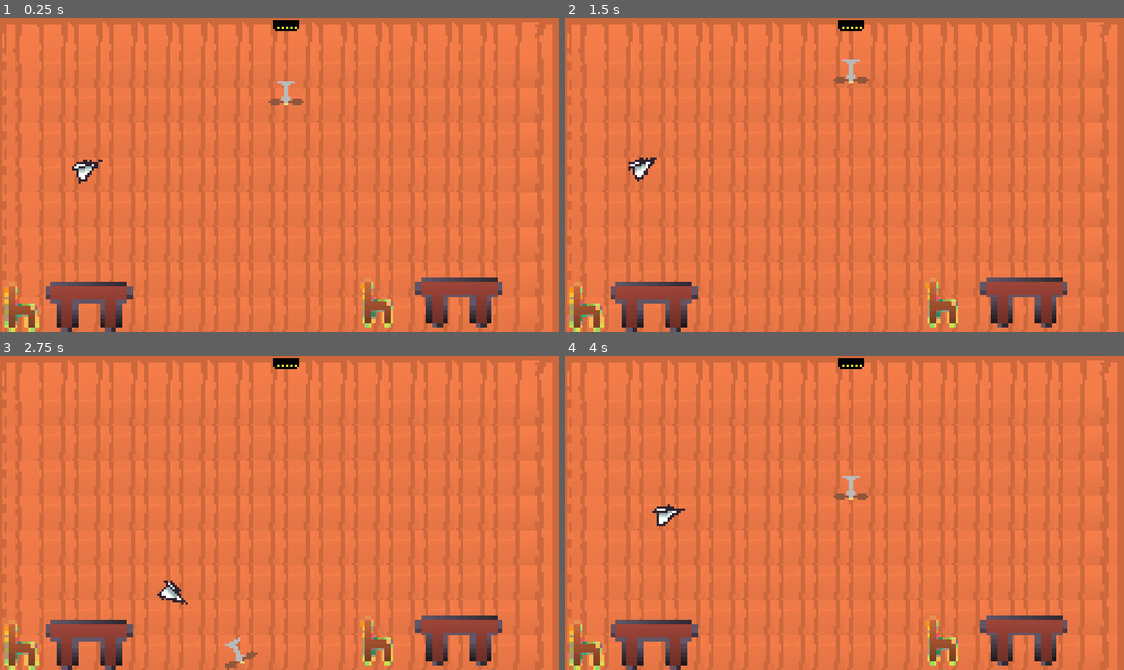
Above: before the commit, frames 1-4 (two rows, left to right).
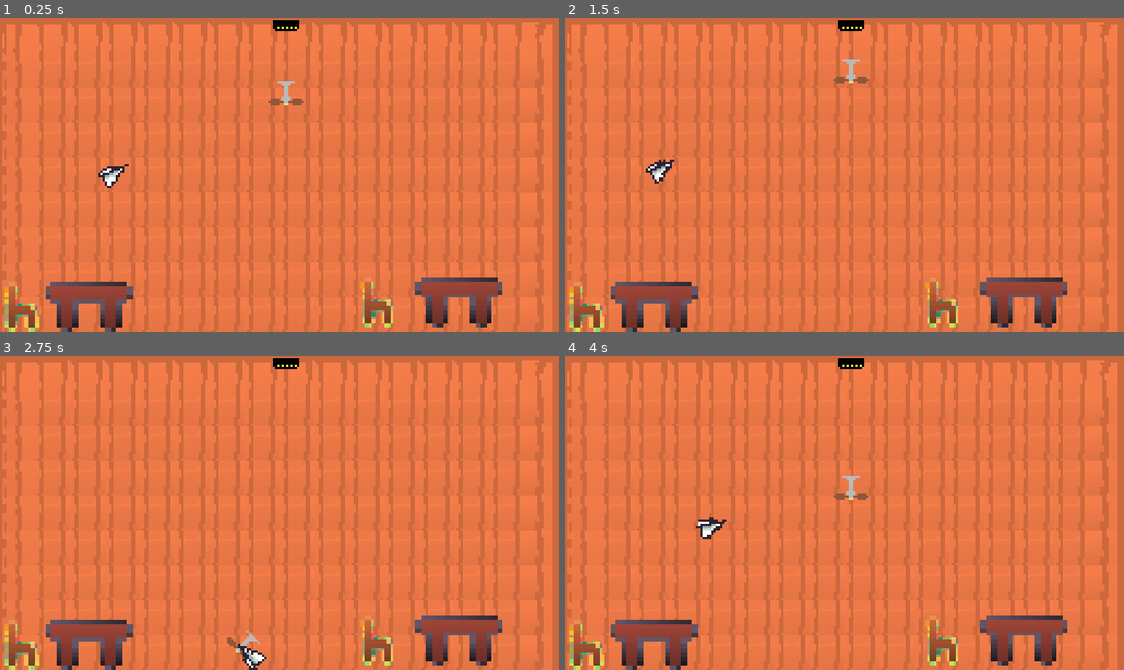
Above: after the commit, the same moments.

Repository: jreje/fan
Game: Godot game, scene res://Main.tscn
Same seed, same stepped clock (60 frames per second), same inputs: the game is played once before the commit and once after it.
Inputs:
- Up to frame 1 (0.25 s): no input
- Up to frame 2 (1.5 s): hold D (tilt_right) 0.53-1.25 s; hold Space (fly) 0.53-1.25 s; click "Restart" at 1.25 s
- Up to frame 3 (2.75 s): hold A (tilt_left) from 2.03 s (still down); tap Space (fly) at 2.1 s
- Up to frame 4 (4 s): release A (tilt_left) at 2.78 s; hold D (tilt_right) 2.78-3.5 s; hold Space (fly) 2.78-3.5 s; click "Restart" at 3.5 s

The runs differ from the first frame. In frame 1, 0.4% of the frame differs, in the area x 12-24%, y 45-55%; in frame 2, 0.4%; in frame 3, 0.6%, in the area x 28-48%, y 71-100%; in frame 4, 0.4%.

Commit message:
messing around w numbers

Diff:
--- a/level/obstacles/chair/chair.gd
+++ b/level/obstacles/chair/chair.gd
@@ -1,4 +1,4 @@
-extends RigidBody2D
+extends Area2D
 
 
 # Called when the node enters the scene tree for the first time.
@@ -12,4 +12,4 @@
 
 
 func _on_body_entered(body: Node) -> void:
-	get_tree().change_scene_to_file("res://ui/game_over_screen.tscn")
+	get_tree().change_scene_to_file("res:///ui/game_over_screen.tscn")
--- a/level/obstacles/chair/chairscn.tscn
+++ b/level/obstacles/chair/chairscn.tscn
@@ -1,7 +1,7 @@
 [gd_scene format=3 uid="uid://yx0qca3h6vq0"]
 
 [ext_resource type="Texture2D" uid="uid://c7y3wj5su1pww" path="res://level/obstacles/chair/chair.png" id="1_xapo8"]
-[ext_resource type="Script" uid="uid://co0ljr0qhgo7p" path="res://level/area_2d_2.gd" id="2_sb570"]
+[ext_resource type="Script" uid="uid://f2vskgieafd4" path="res://level/obstacles/chair/chair.gd" id="2_ruis5"]
 
 [sub_resource type="RectangleShape2D" id="RectangleShape2D_2g4l4"]
 size = Vector2(11, 15)
@@ -16,7 +16,7 @@
 texture = ExtResource("1_xapo8")
 
 [node name="area2d2" type="Area2D" parent="." unique_id=243205336]
-script = ExtResource("2_sb570")
+script = ExtResource("2_ruis5")
 
 [node name="killzone2" type="CollisionShape2D" parent="area2d2" unique_id=1777946364]
 position = Vector2(3.5, 7.5)
--- a/level/obstacles/table/table.gd
+++ b/level/obstacles/table/table.gd
@@ -1,4 +1,4 @@
-extends RigidBody2D
+extends Area2D
 
 
 # Called when the node enters the scene tree for the first time.
--- a/level/obstacles/table/table.tscn
+++ b/level/obstacles/table/table.tscn
@@ -1,7 +1,7 @@
 [gd_scene format=3 uid="uid://woocu64r6rey"]
 
 [ext_resource type="Texture2D" uid="uid://dwe0h05xhaygw" path="res://level/obstacles/table/table.png" id="1_jd0nb"]
-[ext_resource type="Script" uid="uid://gtimo8g4dwyj" path="res://level/area_2d.gd" id="2_v5i0k"]
+[ext_resource type="Script" uid="uid://c66sc8oe7s5vu" path="res://level/obstacles/table/table.gd" id="1_ktotb"]
 
 [sub_resource type="RectangleShape2D" id="RectangleShape2D_8jgre"]
 size = Vector2(32, 15)
@@ -9,7 +9,7 @@
 [node name="table" type="StaticBody2D" unique_id=895405684]
 
 [node name="Table2" type="Area2D" parent="." unique_id=1623129056]
-script = ExtResource("2_v5i0k")
+script = ExtResource("1_ktotb")
 
 [node name="killzone" type="CollisionShape2D" parent="Table2" unique_id=113265983]
 position = Vector2(36, 11.5)
--- a/planebody.gd
+++ b/planebody.gd
@@ -1,7 +1,7 @@
 extends CharacterBody2D
 @onready var target = $"../../Player"
 
-var speed = 50
+var speed = 100
 const JUMP_VELOCITY = -400.0
 
 
--- a/player/player.tscn
+++ b/player/player.tscn
@@ -46,6 +46,8 @@
 size = Vector2(8, 11)
 
 [node name="Player" type="RigidBody2D" unique_id=468539146]
+collision_layer = 3
+collision_mask = 3
 contact_monitor = true
 script = ExtResource("1_oul6g")
 
